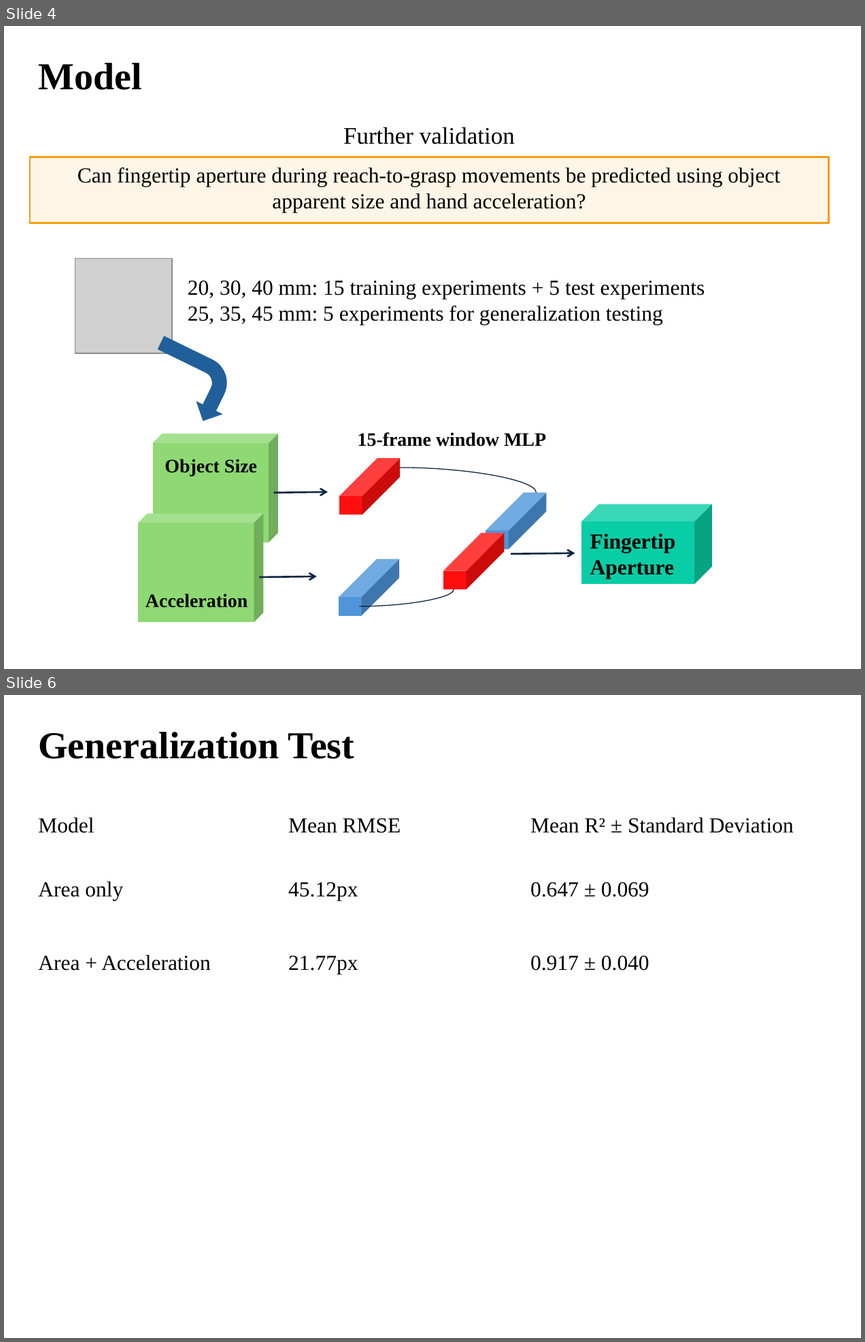
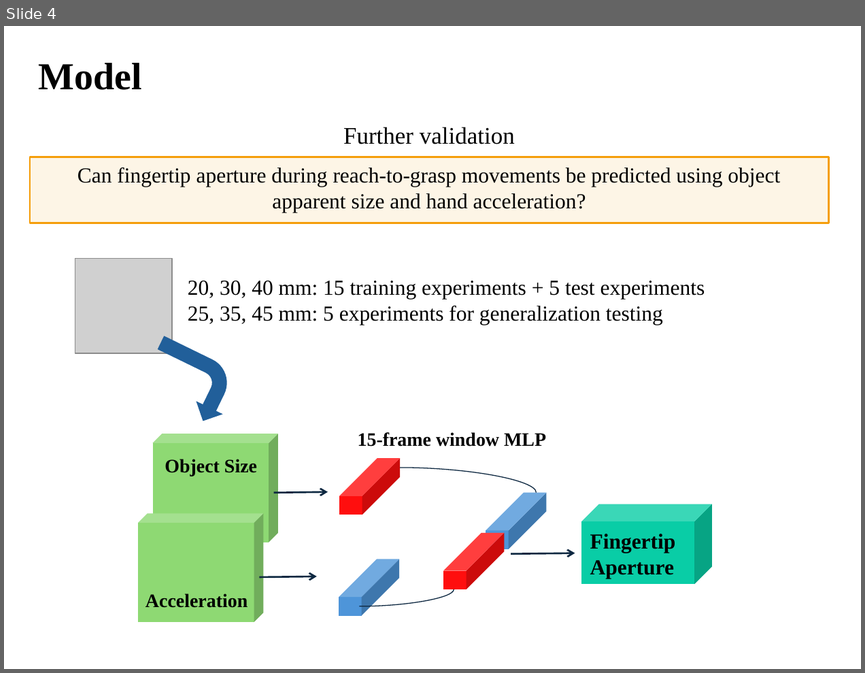
Before and after one commit to DiXiQing/Multimodal_Imitation_Learning, a slide deck: Report/Report_1011.pptx. Shown one above the other, each under a label of ours: slides 4 and 6 before the commit, slide 4 after it; the slides between them are not shown. The pictures are 865x1342 and 865x673 pixels, drawn with LibreOffice and Linux fonts; fonts in the diff are those of the drawing; grey boxes stand for pictures. Boxes give left, top, right and bottom in pixels: in the first picture for what was removed or moved away, otherwise in the second. Text is boxed around its words. In the diff, an @@ line names an element or a change of style, - is before the commit and + after.

```diff
--- a/Report/Report_1011.pptx
+++ b/Report/Report_1011.pptx
@@ slide 6 removed at [4,695,861,1338], background #FFFFFF @@
@@ text removed at [38,732,355,759] @@
-Generalization Test
@@ group removed at [38,817,793,974]: 9 texts @@
-Model
-Area only
-Area + Acceleration
-Mean RMSE
-Mean R² ± Standard Deviation
-45.12px
-21.77px
-0.647 ± 0.069
-0.917 ± 0.040
```
Also in this commit, not shown: 2 slides changed, 1 slide added, 26 other files.
